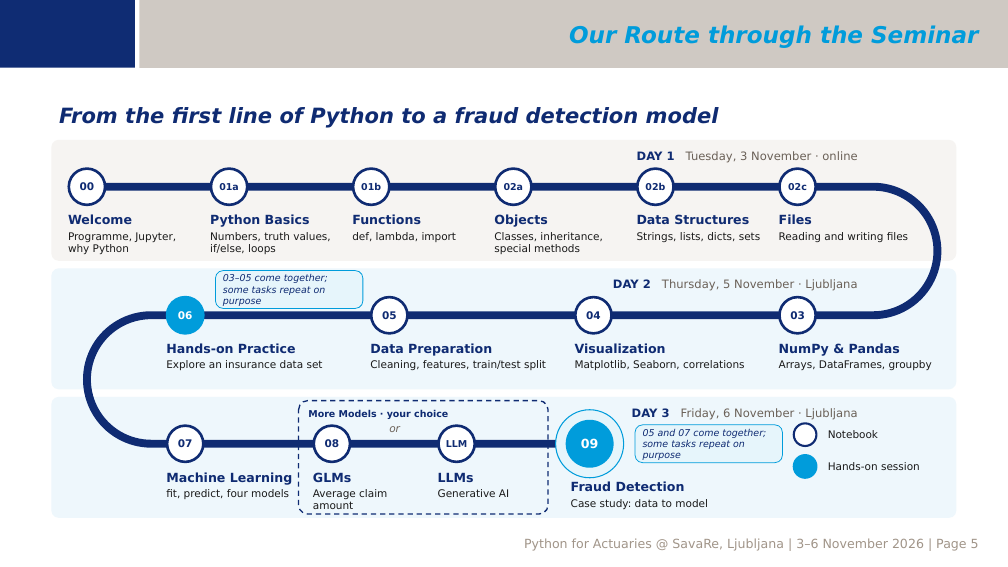
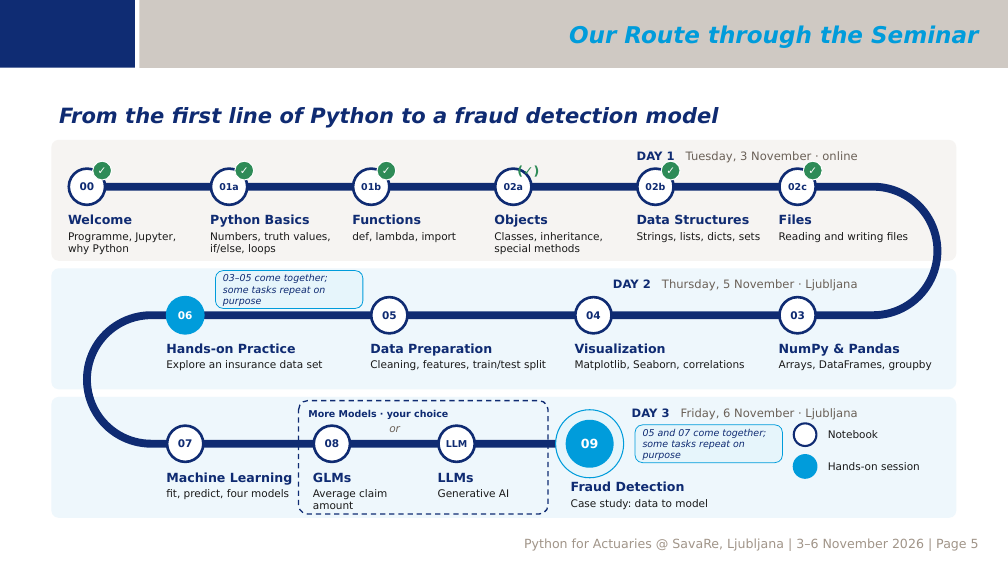
Before and after one commit to ktnspr/py4lju, a slide deck: slide 5 of 00_seminar_intro.pptx. Drawn at 1008x567 pixels with LibreOffice and Linux fonts; fonts in the diff are those of the drawing; background and template pictures are left out. Boxes give left, top, right and bottom in pixels: in the first picture for what was removed or moved away, otherwise in the second. Text is boxed around its words. In the diff, an @@ line names an element or a change of style, - is before the commit and + after.

```diff
--- a/00_seminar_intro.pptx
+++ b/00_seminar_intro.pptx
@@ ellipse added at (93, 161, 112, 180), fill #2E8B57, outline #FFFFFF 1 pt, 10 pt, text #FFFFFF, bold @@
+✓
@@ ellipse added at (235, 161, 254, 180), fill #2E8B57, outline #FFFFFF 1 pt, 10 pt, text #FFFFFF, bold @@
+✓
@@ ellipse added at (377, 161, 396, 180), fill #2E8B57, outline #FFFFFF 1 pt, 10 pt, text #FFFFFF, bold @@
+✓
@@ text added at (507, 161, 551, 180), 12 pt, text #2E8B57, bold @@
+(✓)
@@ ellipse added at (662, 161, 681, 180), fill #2E8B57, outline #FFFFFF 1 pt, 10 pt, text #FFFFFF, bold @@
+✓
@@ ellipse added at (804, 161, 823, 180), fill #2E8B57, outline #FFFFFF 1 pt, 10 pt, text #FFFFFF, bold @@
+✓
```
